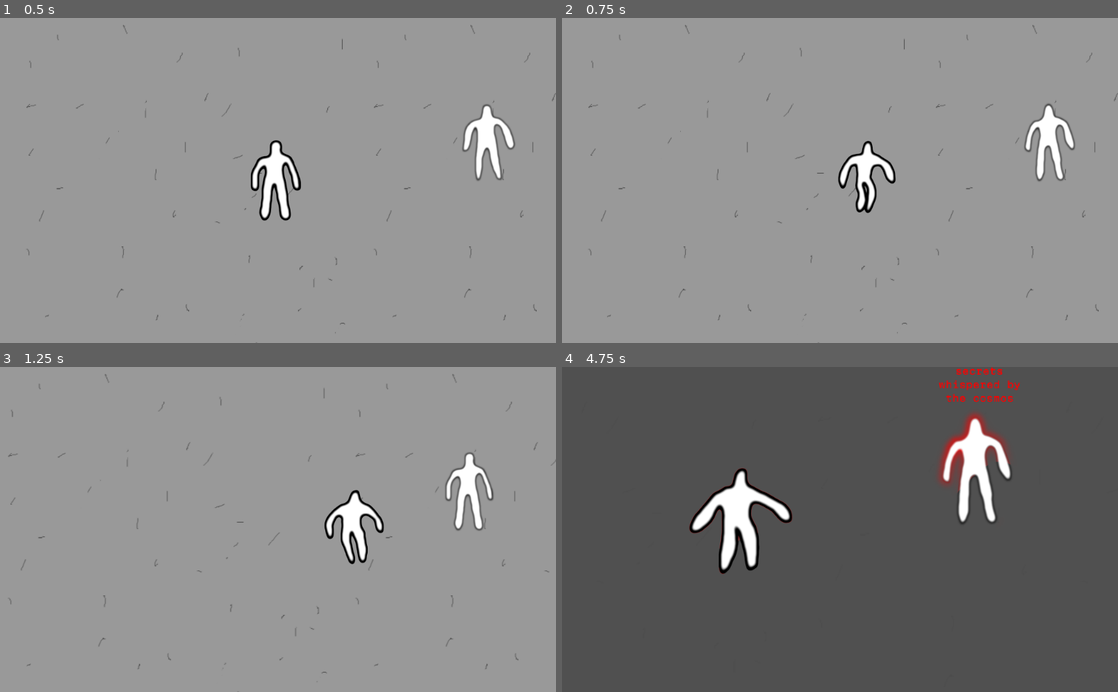
Above: before the commit, frames 1-4 (two rows, left to right).
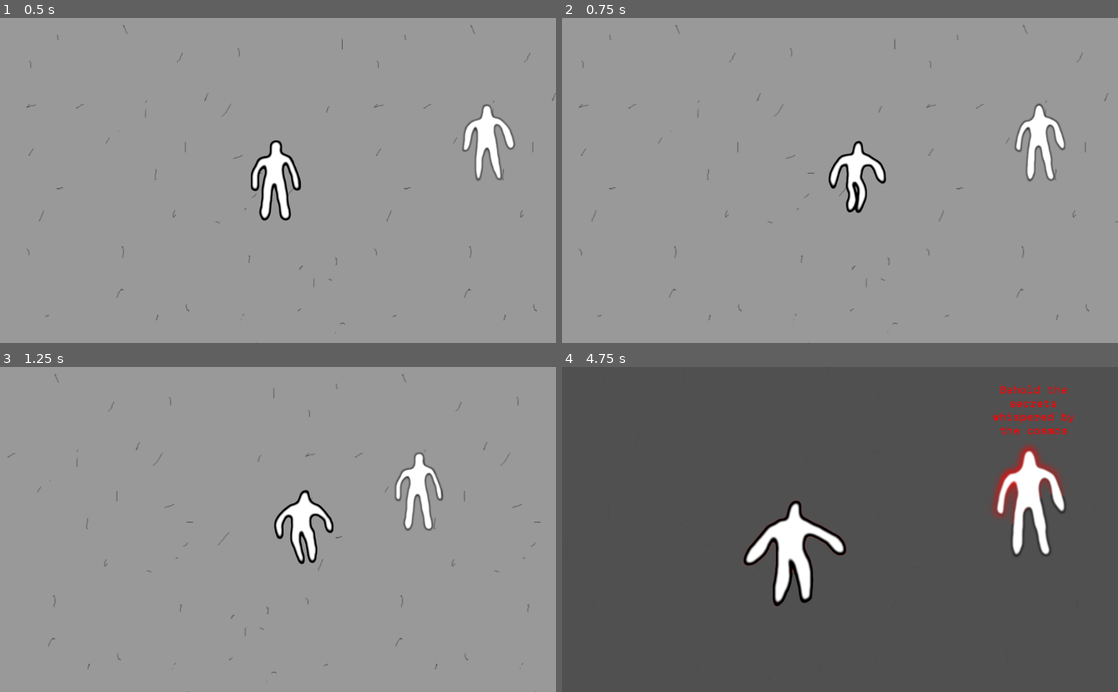
Above: after the commit, the same moments.

Repository: glitchcore/summon_55
Game: Godot game, scene res://Game.tscn
Same seed, same stepped clock (60 frames per second), same inputs: the game is played once before the commit and once after it.
Inputs (mouse positions are in pixels of both pictures, inside the frame that each line leads up to):
- Up to frame 1 (0.5 s): no input
- Up to frame 2 (0.75 s): move the mouse to (962, 164) at 0.52 s; hold Right (ui_right) from 0.53 s (still down)
- Up to frame 3 (1.25 s): keep holding Right (ui_right)
- Up to frame 4 (4.75 s): move the mouse to (728, 545) at 1.27 s; release Right (ui_right) at 1.28 s; hold Down (ui_down) 1.28-2.03 s; move the mouse to (895, 458) at 2.02 s; hold Right (ui_right) 2.03-2.78 s; move the mouse to (812, 594) at 2.77 s; hold Up (ui_up) 2.78-3.53 s; move the mouse to (1006, 578) at 3.52 s; hold Left (ui_left) from 3.53 s (still down); move the mouse to (673, 480) at 4.27 s

Frame 1 is identical in both runs. In frame 2, 3.2% of the frame differs, in the area x 3-100%, y 2-100%; in frame 3, 4.5%; in frame 4, 9.7%, in the area x 22-92%, y 0-74%.

Commit message:
add music

Diff:
--- a/Character.tscn
+++ b/Character.tscn
@@ -1,8 +1,9 @@
-[gd_scene load_steps=10 format=2]
+[gd_scene load_steps=11 format=2]
 
 [ext_resource path="res://CharacterSprite.gd" type="Script" id=1]
 [ext_resource path="res://sprites/man.png" type="Texture" id=2]
 [ext_resource path="res://Character.gdshader" type="Shader" id=3]
+[ext_resource path="res://verse.mp3" type="AudioStream" id=4]
 
 [sub_resource type="Animation" id=5]
 resource_name = "FromWalk"
@@ -117,4 +118,8 @@
 wait_time = 2.0
 autostart = true
 
+[node name="BaseAudio" type="AudioStreamPlayer2D" parent="."]
+stream = ExtResource( 4 )
+max_distance = 500.0
+
 [connection signal="timeout" from="Sprite/ColorChanger" to="Sprite" method="_on_ColorChanger_timeout"]
--- a/Game.gd
+++ b/Game.gd
@@ -23,6 +23,7 @@
 
 var state = State.IDLE
 var current_target
+var another_targets = Array()
 var origin_bg_modulate
 var materials = Array()
 var color_challenge = Array()
@@ -97,6 +98,9 @@
 	camera.zoom = Vector2(zoom, zoom)
 
 	$Ground.modulate.a =  x * origin_bg_modulate
+	for another in another_targets:
+		another.modulate.a = x * origin_bg_modulate
+
 func exit_zoom_in():
 	enter_exposition()
 
@@ -184,6 +188,8 @@
 	camera.zoom = Vector2(zoom, zoom)
 
 	$Ground.modulate.a =  (1.0 - x) * origin_bg_modulate
+	for another in another_targets:
+		another.modulate.a = 1.0 - x
 func exit_zoom_out():
 	enter_idle()
 
@@ -213,9 +219,10 @@
 	if state == State.IDLE:
 		exit_idle()
 
+	another_targets = Array()
 	for obj in $Y.get_children():
-		if obj != target:
-			pass
+		if obj != target and obj != $Y/Player:
+			another_targets.append(obj)
 
 func _on_Timer_timeout() -> void:
 	if state == State.IDLE:
--- a/Game.tscn
+++ b/Game.tscn
@@ -40,6 +40,10 @@
 drag_margin_h_enabled = true
 drag_margin_v_enabled = true
 smoothing_enabled = true
+drag_margin_left = 0.0
+drag_margin_top = 0.0
+drag_margin_right = 0.0
+drag_margin_bottom = 0.0
 editor_draw_limits = true
 
 [node name="Man" parent="Y" instance=ExtResource( 4 )]
@@ -73,4 +77,8 @@
 valign = 1
 autowrap = true
 
+[node name="Beat" type="Timer" parent="."]
+wait_time = 0.6
+autostart = true
+
 [connection signal="timeout" from="Timer" to="." method="_on_Timer_timeout"]
--- a/Man.gd
+++ b/Man.gd
@@ -7,10 +7,12 @@
 onready var game = get_node("/root/Game") as Node
 onready var player = get_node("/root/Game/Y/Player") as Node2D
 onready var rng = RandomNumberGenerator.new()
+onready var beat_timer = get_node("/root/Game/Beat") as Node
 
 var is_moving = false
 var is_owned = false
 var move_offset = Vector2()
+var request_audio = false
 
 func _ready() -> void:
 	rng.randomize()
@@ -27,6 +29,12 @@
 	for color in init_colors:
 		if $Character/Sprite.colors.find(color) == -1:
 			$Character/Sprite.colors.append(color)
+	beat_timer.connect("timeout", self, "on_BeatTimeout")
+
+func on_BeatTimeout():
+	if request_audio:
+		request_audio = false
+		$Character/BaseAudio.play(0.0)
 
 func _process(delta: float) -> void:
 	if not is_owned:
@@ -59,3 +67,6 @@
 
 func on_set_owned(value: bool):
 	is_owned = value
+
+	if is_owned:
+		request_audio = true
--- a/Player.gd
+++ b/Player.gd
@@ -7,6 +7,9 @@
 
 export(Array, int) var init_colors = []
 
+var request_audio = true
+onready var beat_timer = get_node("/root/Game/Beat") as Node
+
 func _ready() -> void:
 	target_position = position
 	$Character/PlayerAnimator.play("Idle")
@@ -15,6 +18,13 @@
 	for color in init_colors:
 		if $Character/Sprite.colors.find(color) == -1:
 			$Character/Sprite.colors.append(color)
+
+	beat_timer.connect("timeout", self, "on_BeatTimeout")
+
+func on_BeatTimeout():
+	if request_audio:
+		request_audio = false
+		$Character/BaseAudio.play(0.0)
 
 func _process(delta: float) -> void:
 	var is_moving = false
Not shown, added: base.mp3.import
Not shown, added: base.mp3
